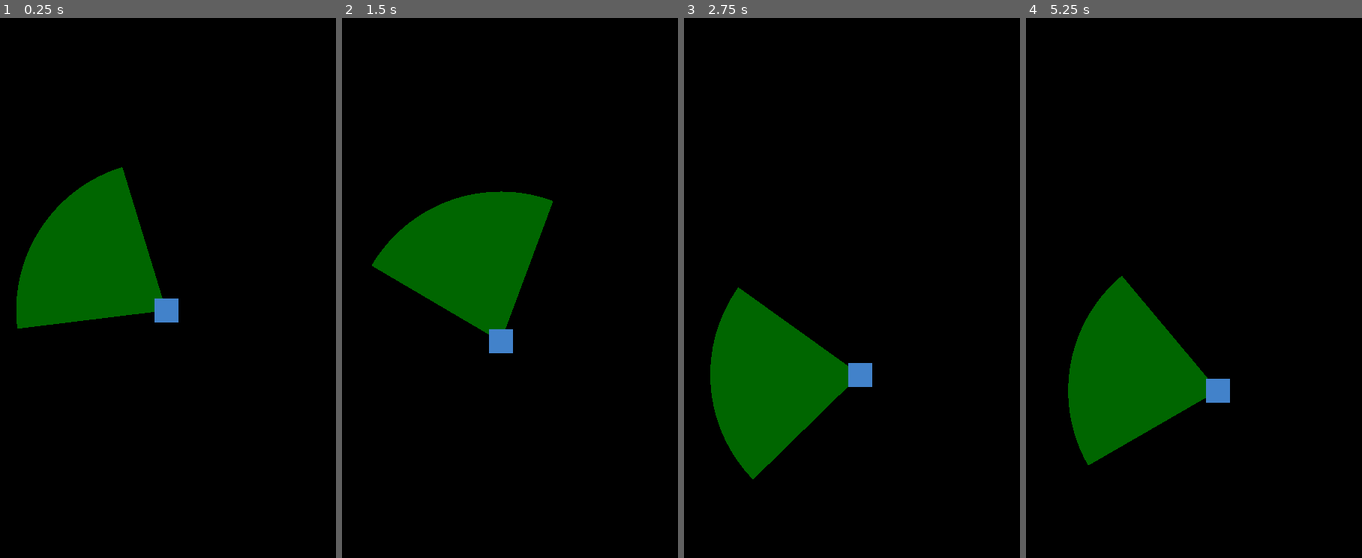
Above: before the commit, frames 1-4 (left to right).
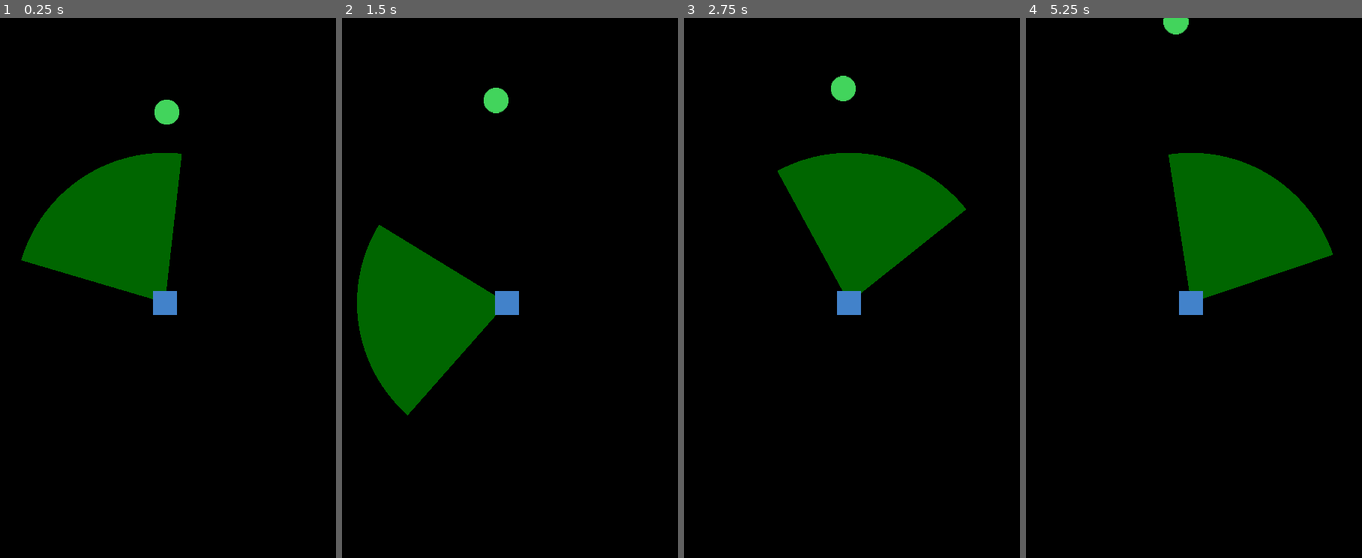
Above: after the commit, the same moments.

Repository: avodhel/Godot-Learn-Projects
Game: Godot game, scene res://ai/ai_scene.tscn
Two runs of this game, one before a commit and one after it. Both use one fixed random seed, a clock stepped at 60 frames per second and the inputs below. This scene is started directly instead of the project's main scene.
Inputs (mouse positions are in pixels of both pictures, inside the frame that each line leads up to):
- Up to frame 1 (0.25 s): no input
- Up to frame 2 (1.5 s): move the mouse to (577, 261) at 0.52 s; hold Right (ui_right) 0.53-1.28 s; move the mouse to (426, 315) at 1.27 s; hold Down (ui_down) from 1.28 s (still down)
- Up to frame 3 (2.75 s): move the mouse to (875, 169) at 2.02 s; release Down (ui_down) at 2.03 s; hold Right (ui_right) from 2.03 s (still down)
- Up to frame 4 (5.25 s): move the mouse to (1163, 396) at 2.77 s; release Right (ui_right) at 2.78 s; hold Up (ui_up) 2.78-3.53 s; move the mouse to (1291, 369) at 3.52 s; hold Left (ui_left) 3.53-5.03 s; move the mouse to (1073, 207) at 4.27 s; move the mouse to (1200, 288) at 5.02 s; hold Down (ui_down) from 5.03 s (still down)

The runs differ from the first frame. In frame 1, 6.6% of the frame differs, in the area x 4-55%, y 15-58%; in frame 2, 13%; in frame 3, 18%, in the area x 7-84%, y 10-86%; in frame 4, 18%.

Commit message:
Demo Project v0.7 (ai's fov can detect other objects now)

Diff:
--- a/Demo Project/ai/ai_demo.gd
+++ b/Demo Project/ai/ai_demo.gd
@@ -1,6 +1,6 @@
 extends Area2D
 
-const MAX_SPEED = 50
+const MAX_SPEED = 35
 const MAX_FORCE = 1
 var velocity = Vector2()
 onready var target = self.position
@@ -37,13 +37,17 @@
 
 func _draw_fov(delta):
 	var pos = self.position
-	direction = (get_global_mouse_position() - pos).normalized()
-	angle = 90 - rad2deg(direction.angle())
+	if mode == 0: #seek
+		direction = (pos - get_global_mouse_position()).normalized()
+		angle = 180 + rad2deg(direction.angle())
+	elif mode == 1: #flee
+		direction = (get_global_mouse_position() - pos).normalized()
+		angle = 180 + rad2deg(direction.angle())
 
 	var detect_count = 0
 	for node in get_tree().get_nodes_in_group('detectable'):
-		if pos.distance_to(node.pos) < DETECT_RADIUS:
-			var angle_to_node = rad2deg(direction.angle_to(node.direction_from_player))
+		if pos.distance_to(node.position) < DETECT_RADIUS:
+			var angle_to_node = rad2deg(direction.angle_to((get_global_mouse_position() - node.position).normalized()))
 			if abs(angle_to_node) < FOV/2:
 				detect_count += 1
 
--- a/Demo Project/ai/ai_demo.tscn
+++ b/Demo Project/ai/ai_demo.tscn
@@ -9,7 +9,6 @@
 [node name="ai_demo" type="Area2D"]
 position = Vector2( 247.269, 380.176 )
 script = ExtResource( 1 )
-mode = 1
 
 [node name="Sprite" type="Sprite" parent="."]
 texture = ExtResource( 2 )
--- a/Demo Project/ai/ai_scene.tscn
+++ b/Demo Project/ai/ai_scene.tscn
@@ -1,7 +1,17 @@
-[gd_scene load_steps=2 format=2]
+[gd_scene load_steps=3 format=2]
 
 [ext_resource path="res://ai/ai_demo.tscn" type="PackedScene" id=1]
+[ext_resource path="res://demo/demo2.tscn" type="PackedScene" id=2]
 
 [node name="ai_scene" type="Node2D"]
 
 [node name="ai_demo" parent="." instance=ExtResource( 1 )]
+
+[node name="Camera2D" type="Camera2D" parent="ai_demo"]
+position = Vector2( -11.9963, -19.7125 )
+current = true
+
+[node name="demo2" parent="." groups=[
+"detectable",
+] instance=ExtResource( 2 )]
+position = Vector2( 246.59, 126.556 )
